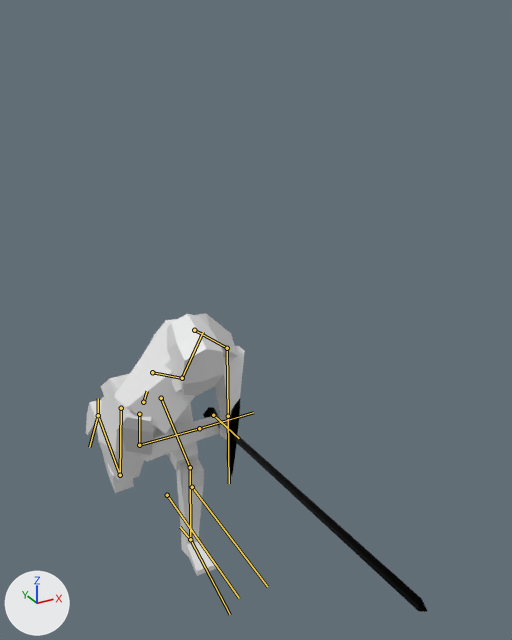
An edit to the glTF model Import/Player.glb, drawn before and after from the same camera.
Camera for both pictures: a 50 mm camera at (-0.93, -2.77, 2.39) aimed at (0.33, -0.48, 1.24). Lighting does not change. The marker at lower left points along +X, +Y and +Z. Both versions are drawn at frame 11 of the action 'RunUnsheathe'; the numbers are the values there. The bones that bend it are drawn over the model as lines.

Objects in the first picture: 'Cube', 'Sword.001'.
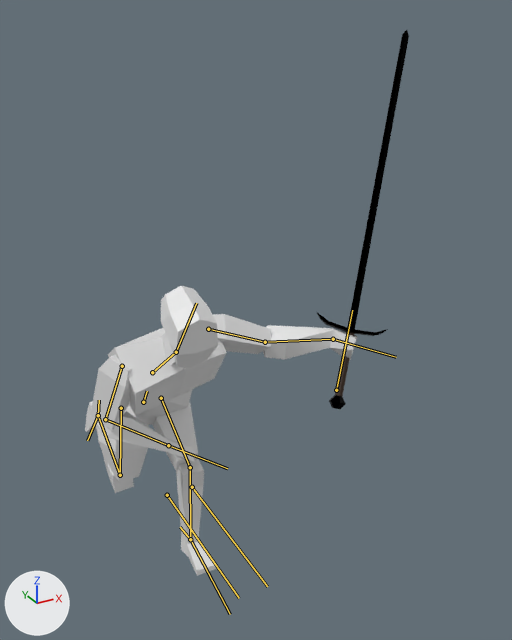
What differs and where, as boxes (x1, y1, x2, y2) in the pictures (512 x 640 px):
'Cube', posed (71% wider, 10% taller): before (86, 313, 245, 576); after (85, 286, 358, 576)
'Sword.001', posed (59% narrower, 78% taller): before (203, 399, 427, 612); after (317, 30, 409, 409)
bone 'Torso', root to tip: before (152, 372) to (181, 378); after (152, 372) to (175, 352)
bone 'Head', root to tip: before (182, 378) to (203, 332); after (176, 352) to (196, 303)
bone 'UpperArm.L', root to tip: before (194, 330) to (227, 348); after (208, 329) to (265, 342)
bone 'LowerArm.L', root to tip: before (227, 348) to (228, 416); after (265, 342) to (333, 339)
bone 'Hand.L', root to tip: before (228, 416) to (229, 483); after (333, 339) to (396, 357)
bone 'Sword', root to tip: before (213, 415) to (239, 438); after (336, 390) to (352, 310)
bone 'Foot.R', root to tip: before (98, 415) to (89, 447); after (98, 415) to (87, 440)

Patch to the scene script:
```diff
--- a/Import/Player.glb.py
+++ b/Import/Player.glb.py
@@ bone_torso @@
 bone_torso = bpy.data.objects['Armature'].pose.bones['Torso']  # child of 'Body'
-bone_torso.rotation_quaternion = (0.891, 0.264, 0.355, 0.101)  # degrees (42, 35, 27)
+bone_torso.rotation_quaternion = (0.986, 0.141, 0.089, 0.006)  # degrees (16, 10, 2)
@@ bone_head @@
 bone_head = bpy.data.objects['Armature'].pose.bones['Head']  # child of 'Torso'
-bone_head.rotation_quaternion = (0.868, -0.332, -0.363, -0.069)  # degrees (-46, -42, 10)
+bone_head.rotation_quaternion = (0.972, -0.22, -0.087, -0.003)  # degrees (-26, -10, 2)
@@ bone_upperarm_l @@
 bone_upperarm_l = bpy.data.objects['Armature'].pose.bones['UpperArm.L']  # child of 'Torso'
-bone_upperarm_l.rotation_quaternion = (0.865, 0.411, 0.24, 0.158)  # degrees (55, 17, 29)
+bone_upperarm_l.rotation_quaternion = (0.675, 0.523, -0.476, 0.211)  # degrees (90, -60, -25)
@@ bone_lowerarm_l @@
 bone_lowerarm_l = bpy.data.objects['Armature'].pose.bones['LowerArm.L']  # child of 'UpperArm.L'
-bone_lowerarm_l.rotation_quaternion = (0.748, 0.469, -0.27, -0.385)  # degrees (65, -2, -56)
+bone_lowerarm_l.rotation_quaternion = (0.939, 0.262, -0.222, 0.002)  # degrees (33, -25, -7)
@@ bone_hand_l @@
 bone_hand_l = bpy.data.objects['Armature'].pose.bones['Hand.L']  # child of 'LowerArm.L'
-bone_hand_l.rotation_quaternion = (0.986, -0.087, 0.137, 0.048)  # degrees (-9, 16, 4)
+bone_hand_l.rotation_quaternion = (0.883, -0.168, -0.436, 0.049)  # degrees (-31, -49, 21)
@@ bone_sword @@
 bone_sword = bpy.data.objects['Armature'].pose.bones['Sword']  # child of 'Torso'
-bone_sword.location = (-0.121, 0.764, 0.5)
-bone_sword.rotation_quaternion = (0.138, -0.857, -0.432, -0.245)  # degrees (-178, -33, 53)
+bone_sword.location = (-0.316, 0.105, 0.544)
+bone_sword.rotation_quaternion = (0.127, -0.5, 0.46, -0.723)  # degrees (-84, -37, -126)
@@ bone_foot_r @@
 bone_foot_r = bpy.data.objects['Armature'].pose.bones['Foot.R']  # child of 'LowerLeg.R'
-bone_foot_r.rotation_quaternion = (0.997, -0.049, -0.006, -0.067)  # degrees (-6, -1, -8)
+bone_foot_r.rotation_quaternion = (0.993, -0.096, -0.003, -0.068)  # degrees (-11, -1, -8)
```
